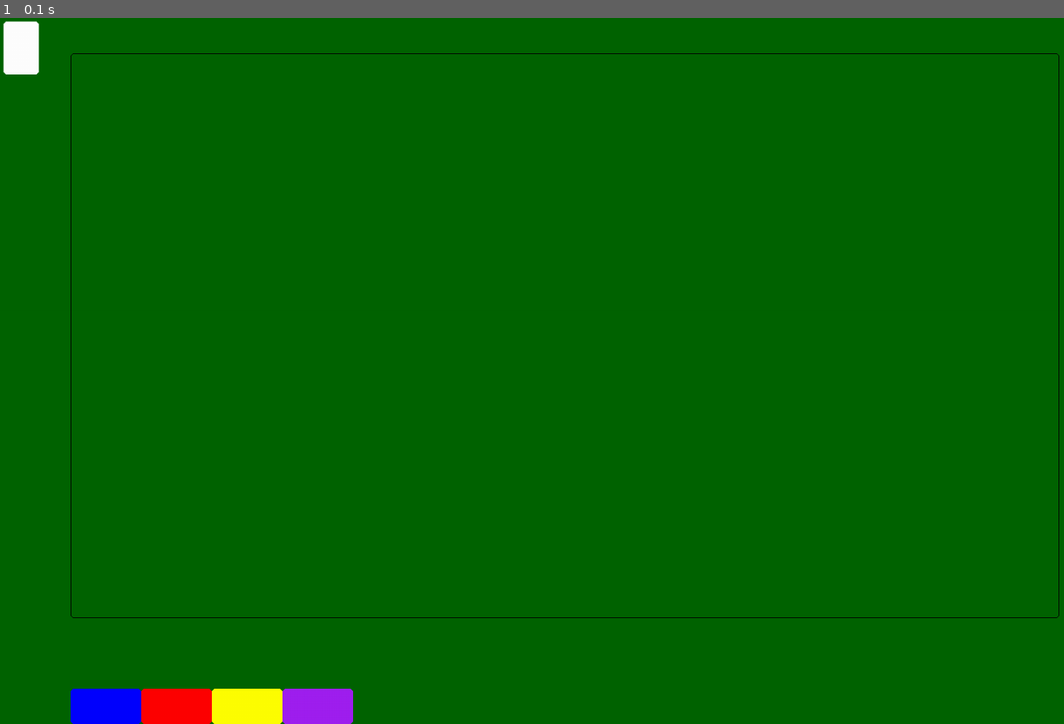
Above: before the commit, frame 1.
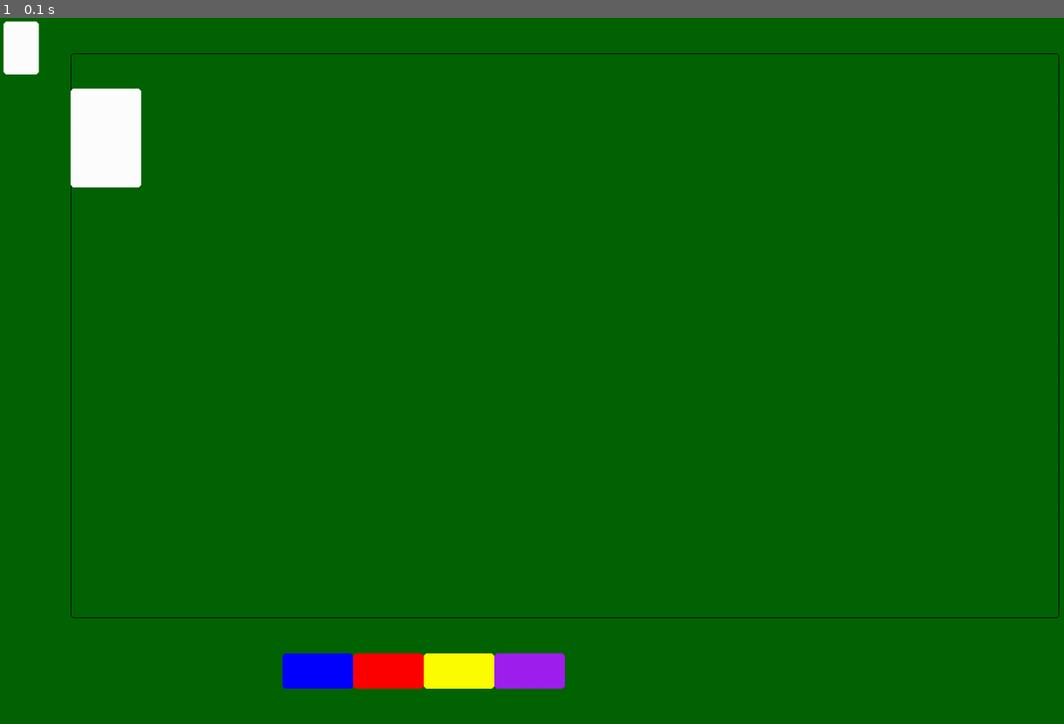
Above: after the commit, the same moment.

Repository: edwingsantos/final_project
Game: pygame game, started from src/pyramid_solitaire.py
The game is run twice, just before and just after one commit, with the same random seed, the same clock (stepped at 60 frames per second) and the same inputs.
Inputs:
- Up to frame 1 (0.1 s): no input

The runs differ from the first frame. In frame 1, 3.6% of the frame differs, in the area x 6-54%, y 10-100%.

Commit message:
Started Creating Card Styles, moved colored boxes, created Title Text for inside the Pygame window

Diff:
--- a/src/card_styles.py
+++ b/src/card_styles.py
@@ -1,25 +1,36 @@
 #Contains classes for displaying each card
 
+import pygame
+
 #class for all clubs:
+class Clubs:
     #initialize card size - Name, Card Value, suit is clubs, color is black, if it is a royal use royal class
+    def __init__(self,card_name,card_value,is_royal):
+        self.name = card_name
+        self.value = card_value
+        self.royalty = is_royal
 
     #Show Card method (coordinates):
-        #design a card with pygame and then this sprite will be created and displayed at coordinates (center)
+    def show_card(self,screen,coords_and_size=(100,100,100,140)):
+        #design a card with pygame and then this sprite will be created and displayed at coordinates (top-left)
+        pygame.draw.rect(screen,"white",coords_and_size,border_radius=5)
+        pygame.font.SysFont(self.name,216)
+        pygame.surface
 
 #class for all spades:
     #initialize card size - Name, Card Value, suit is spades, color is black, if it is a royal use royal class
 
     #Show Card method (coordinates):
-        #design a card with pygame and then this sprite will be created and displayed at coordinates (center)
+        #design a card with pygame and then this sprite will be created and displayed at coordinates (top-left)
 
 #class for all diamonds:
     #initialize card size - Name, Card Value, suit is diamonds, color is red, if it is a royal use royal class
 
     #Show Card method (coordinates):
-        #design a card with pygame and then this sprite will be created and displayed at coordinates (center)
+        #design a card with pygame and then this sprite will be created and displayed at coordinates (top-left)
 
 #class for all hearts:
     #initialize card size - Name, Card Value, suit is hearts, color is red, if it is a royal use royal class
 
     #Show Card method (coordinates):
-        #design a card with pygame and then this sprite will be created and displayed at coordinates (center)
+        #design a card with pygame and then this sprite will be created and displayed at coordinates (top-left)
--- a/src/pyramid_solitaire.py
+++ b/src/pyramid_solitaire.py
@@ -5,6 +5,7 @@
 #import csv management functions
 import json
 import pygame
+from card_styles import *
 
 #setup function
 def setup():
@@ -164,6 +165,11 @@
 
     #actual gameloop
     while running:
+        #Title
+        font = pygame.font.SysFont(None, 48)
+        surface_for_font = font.render("Pyramid Solitaire",True,"White")
+
+        screen.blit(surface_for_font, (700,20))
 
         #stop the program if the user exits the window
         for event in pygame.event.get():
@@ -176,10 +182,15 @@
         pygame.draw.rect(screen,"black",(100,50,1400,800),width=1,border_radius=5)
 
         #button sprites
-        pygame.draw.rect(screen,"blue",(100,950,100,50),width=0,border_radius=5)
-        pygame.draw.rect(screen,"red",(200,950,100,50),width=0,border_radius=5)
-        pygame.draw.rect(screen,"yellow",(300,950,100,50),width=0,border_radius=5)
-        pygame.draw.rect(screen,"purple",(400,950,100,50),width=0,border_radius=5)
+        pygame.draw.rect(screen,"blue",(400,900,100,50),width=0,border_radius=5)
+        pygame.draw.rect(screen,"red",(500,900,100,50),width=0,border_radius=5)
+        pygame.draw.rect(screen,"yellow",(600,900,100,50),width=0,border_radius=5)
+        pygame.draw.rect(screen,"purple",(700,900,100,50),width=0,border_radius=5)
+
+
+        #Test Card with the Classes
+        test_card = Clubs("Bobert The Third",2,False)
+        test_card.show_card(screen)
 
         #Button functionality - Add functions and code
         #if pygame.MOUSEBUTTONDOWN():
